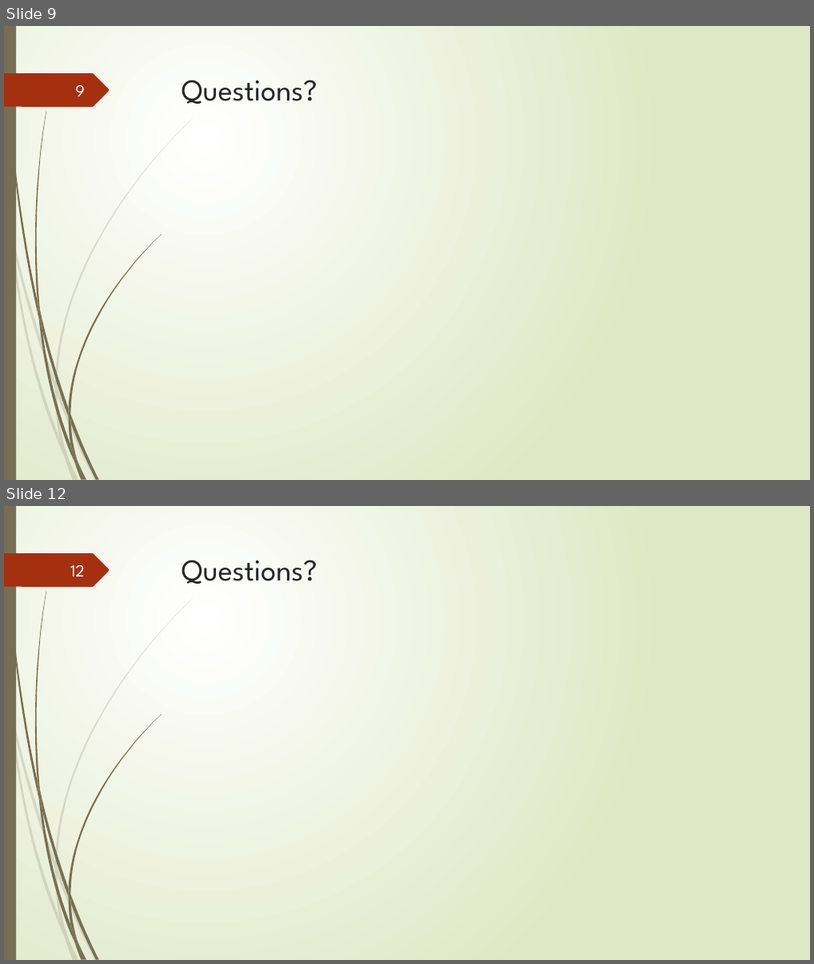
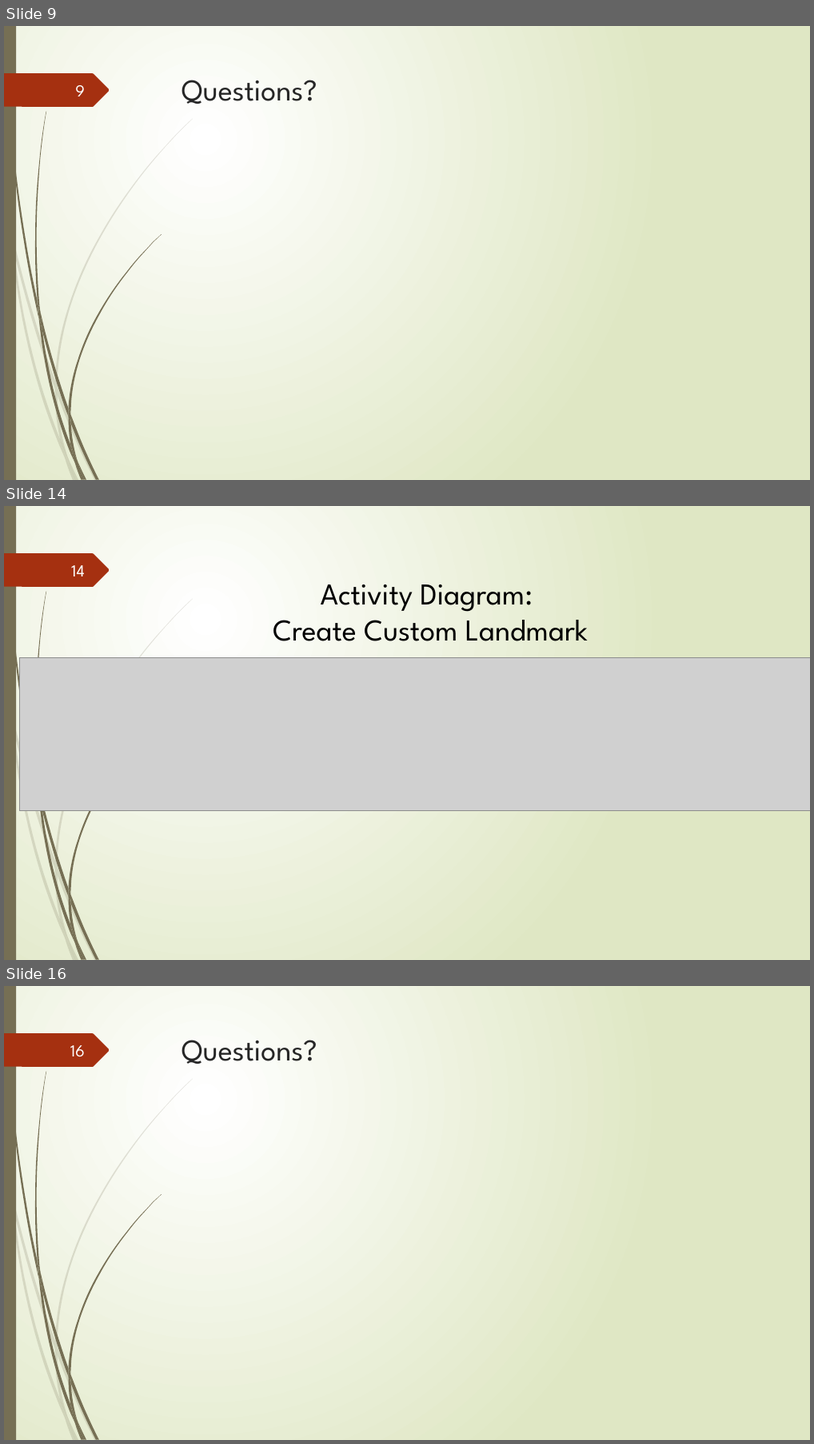
Before and after one commit to junmin-yee/Landmarked, a slide deck: Presentations/Sprint01_ReviewMeeting.pptx. Shown one above the other, each under a label of ours: slides 9 and 12 before the commit, slides 9, 14 and 16 after it; the slides between them are not shown. The pictures are 814x964 and 814x1444 pixels, drawn with LibreOffice and Linux fonts; fonts in the diff are those of the drawing; grey boxes stand for pictures. Boxes give left, top, right and bottom in pixels: in the first picture for what was removed or moved away, otherwise in the second. Text is boxed around its words. In the diff, an @@ line names an element or a change of style, - is before the commit and + after.

Commit message:
Added Design Diagrams
Added UML Design Diagrams

```diff
--- a/Presentations/Sprint01_ReviewMeeting.pptx
+++ b/Presentations/Sprint01_ReviewMeeting.pptx
@@ slide 14 added at (x1=4, y1=506, x2=810, y2=960), background gradient #FFFFFF to #DFE8C4; not listed: 24 template elements that a slide beside it also shows @@
@@ page number added at (x1=71, y1=565, x2=85, y2=576), 20 pt, text #FEFFFF @@
+14
@@ text added at (x1=273, y1=584, x2=588, y2=641), 36 pt, text #000000 @@
+Activity Diagram:
+Create Custom Landmark
@@ picture added at (x1=19, y1=658, x2=810, y2=811) @@
@@ what was slide 12 is now slide 16 @@
@@ page number at (x1=70, y1=1045, x2=85, y2=1057): text changed @@
-12
+16
```
Also in this commit, not shown: 5 slides changed, 4 other slides added, 1 other file.
